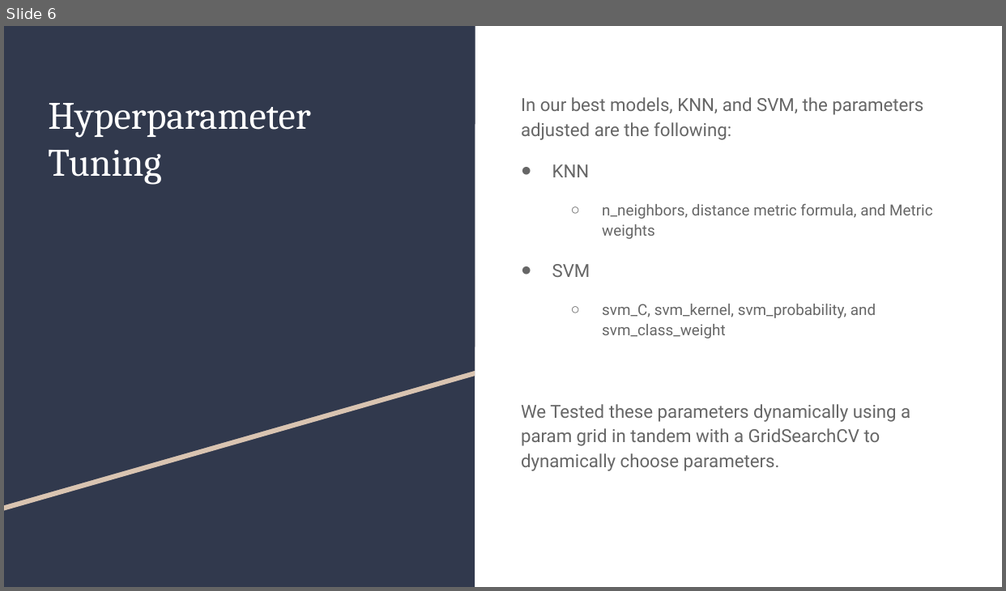
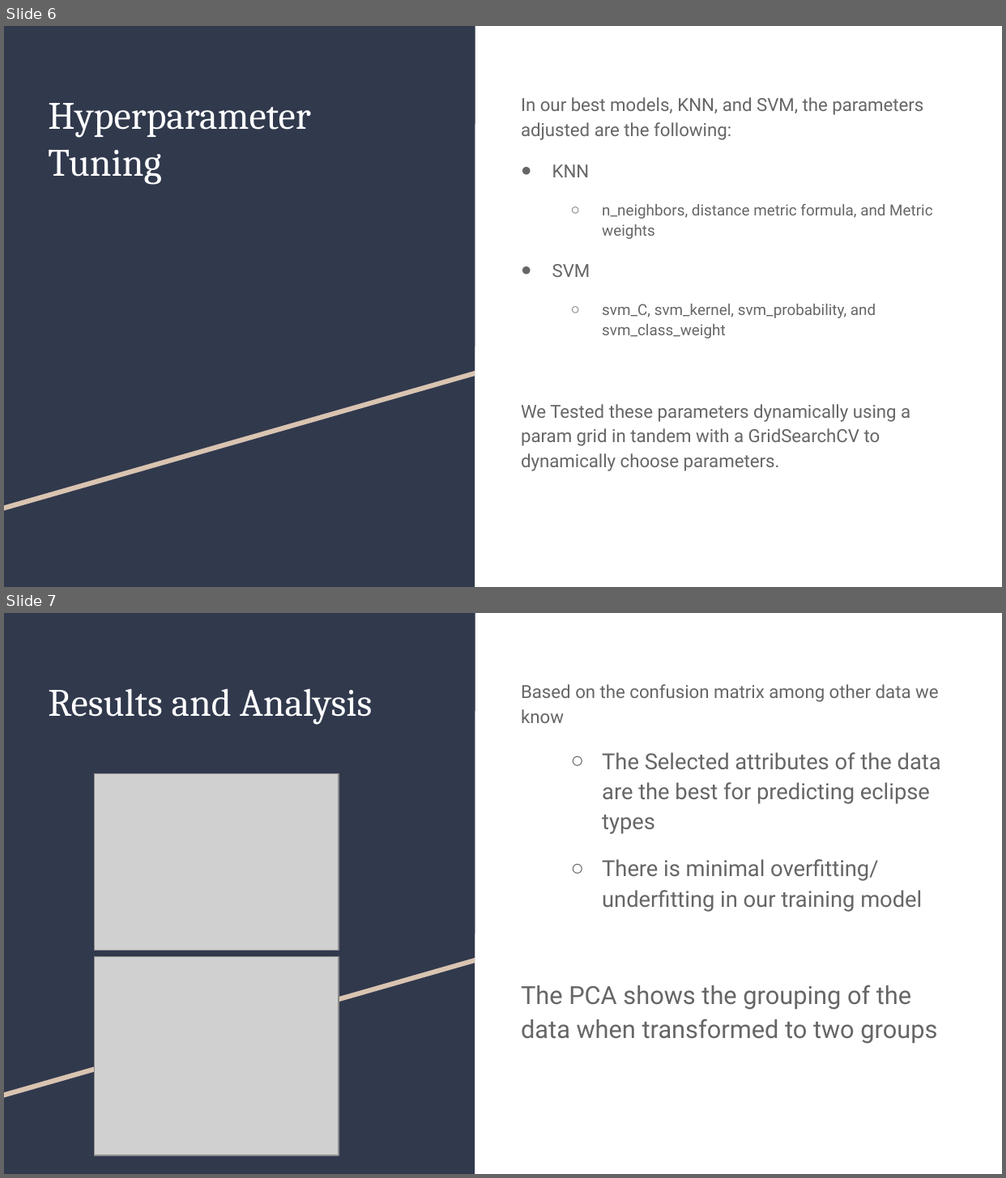
Before and after one commit to dylondark/aml-project3, a slide deck: AML Project 3.pptx. Shown one above the other, each under a label of ours: slide 6 before the commit, slides 6 and 7 after it. The pictures are 1006x591 and 1006x1178 pixels, drawn with LibreOffice and Linux fonts; fonts in the diff are those of the drawing; grey boxes stand for pictures. Boxes give left, top, right and bottom in pixels: in the first picture for what was removed or moved away, otherwise in the second. Text is boxed around its words. In the diff, an @@ line names an element or a change of style, - is before the commit and + after.

Commit message:
Added PCA and adjusted Slide 7

```diff
--- a/AML Project 3.pptx
+++ b/AML Project 3.pptx
@@ slide 7 added at (4, 613, 1002, 1174), background #FFFFFF; not listed: 3 template elements that a slide beside it also shows @@
@@ text added at (521, 684, 941, 1044), 16 pt, text #666666 @@
+Based on the confusion matrix among other data we know
+  ○ The Selected attributes of the data are the best for predicting eclipse types
+  ○ There is minimal overfitting/ underfitting in our training model
+The PCA shows the grouping of the data when transformed to two groups
@@ title added at (48, 688, 372, 724), 28 pt, text #FFFFFF @@
+Results and Analysis
@@ picture added at (95, 773, 339, 950) @@
@@ picture added at (95, 957, 339, 1156) @@
```
Also in this commit, not shown: 1 slide removed, 1 other file.
